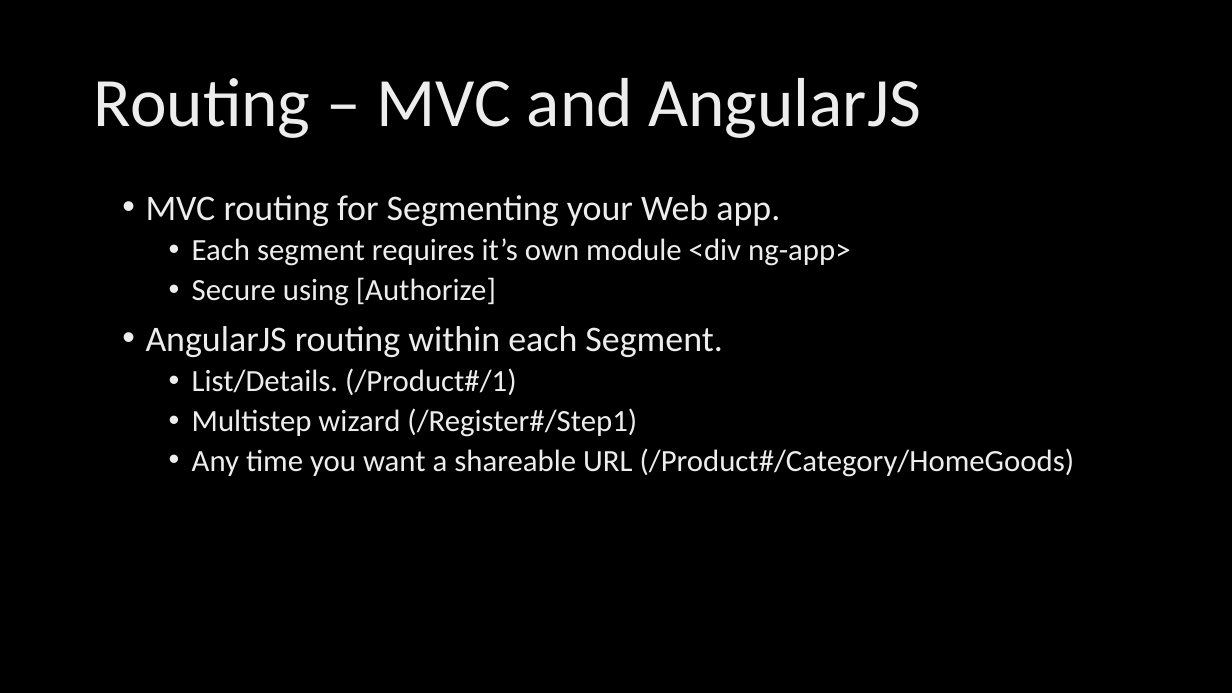
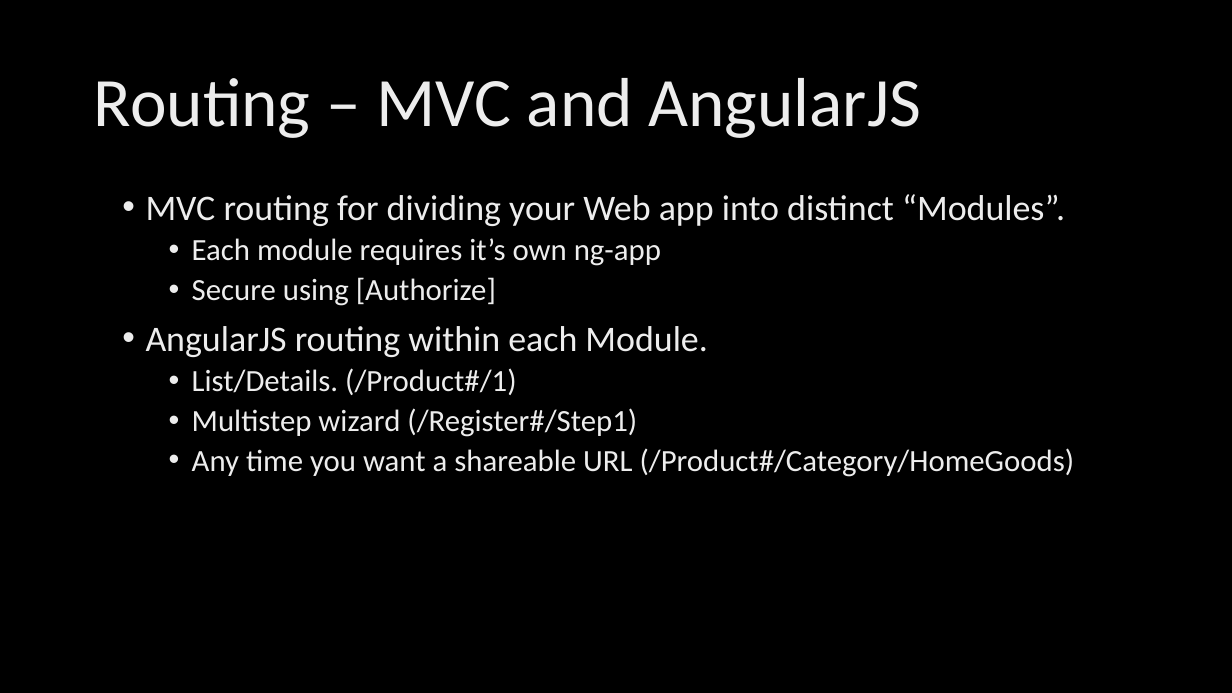
Before and after one commit to ryanlangton/angularjs-mvc, a slide deck: slide 23 of AngularJSdotNet.pptx (slide 22 before the commit). Drawn at 1232x693 pixels with LibreOffice and Linux fonts; fonts in the diff are those of the drawing; background and template pictures are left out. Boxes give left, top, right and bottom in pixels: in the first picture for what was removed or moved away, otherwise in the second. Text is boxed around its words. In the diff, an @@ line names an element or a change of style, - is before the commit and + after.

```diff
--- a/AngularJSdotNet.pptx
+++ b/AngularJSdotNet.pptx
@@ text at [146,194,1065,266]: text changed; size 24 to 28 pt @@
-• MVC routing for Segmenting your Web app.
-  • Each segment requires it’s own module <div ng-app>
+• MVC routing for dividing your Web app into distinct “Modules”.
+  • Each module requires it’s own ng-app
@@ text at [146,326,707,357]: text changed @@
-• AngularJS routing within each Segment.
+• AngularJS routing within each Module.
```
Also in this commit, not shown: 17 other slides changed, 14 slides added, 6 slides removed, 35 other files.
